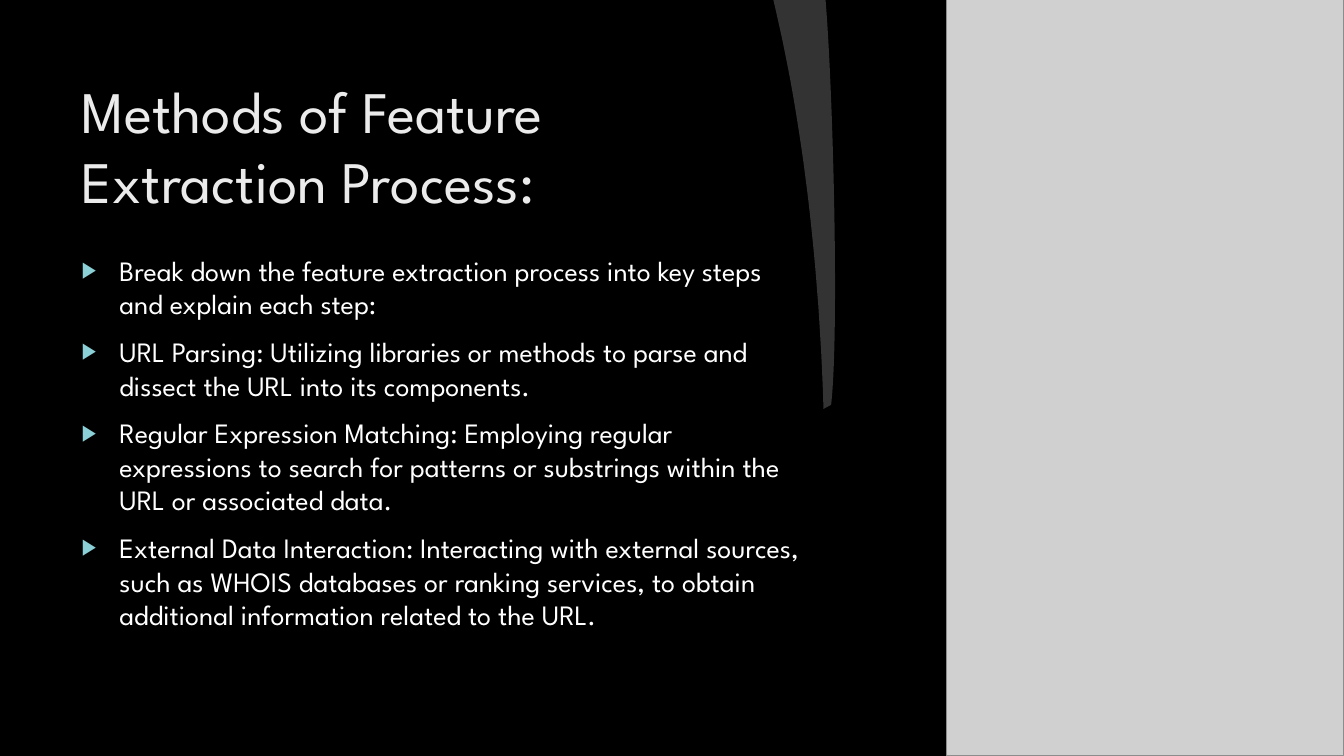
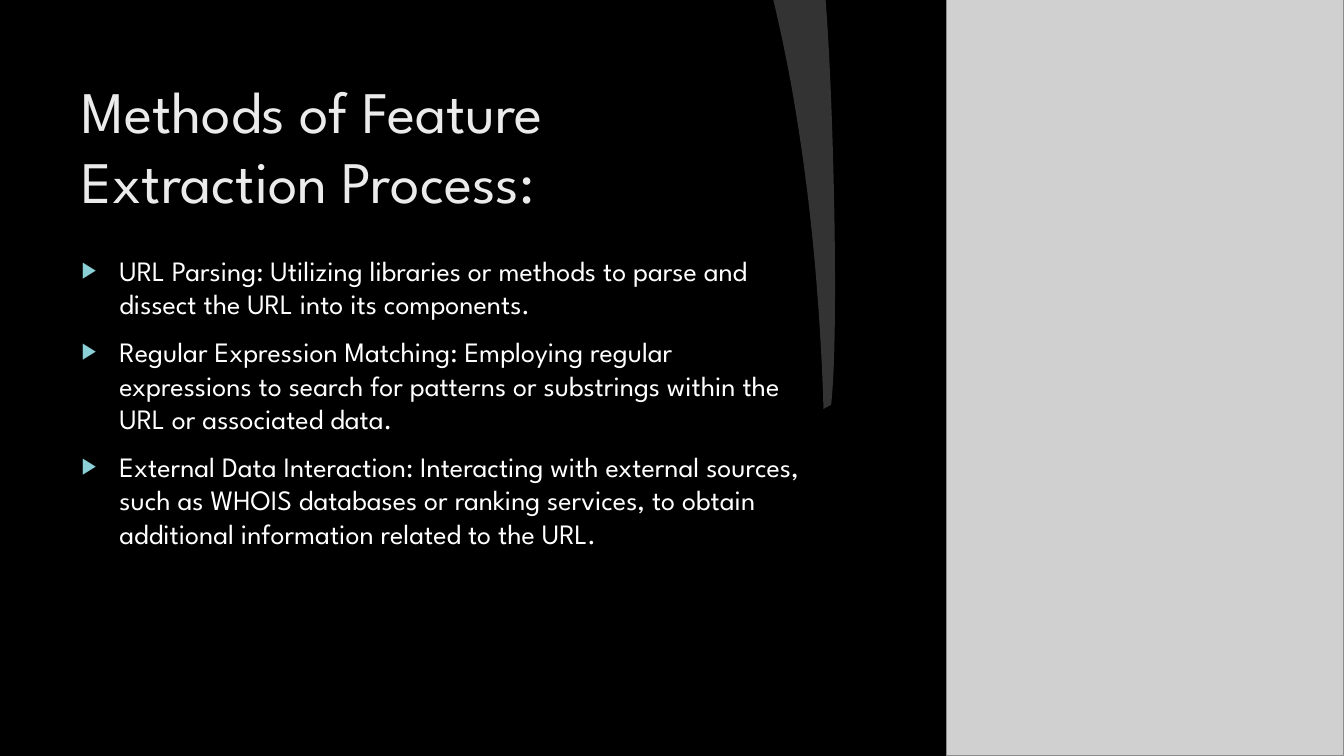
Before and after one commit to mpriyankapatil/ISU-Software_Project_2024, a slide deck: slide 22 of Week 4&5 Presentation.pptx (slide 21 before the commit). Drawn at 1344x756 pixels with LibreOffice and Linux fonts; fonts in the diff are those of the drawing; grey boxes stand for pictures; background and template pictures are left out. Boxes give left, top, right and bottom in pixels: in the first picture for what was removed or moved away, otherwise in the second. Text is boxed around its words. In the diff, an @@ line names an element or a change of style, - is before the commit and + after.

```diff
--- a/Week 4&5 Presentation.pptx
+++ b/Week 4&5 Presentation.pptx
@@ text at box(119, 261, 762, 320): paragraph removed @@
-▶ Break down the feature extraction process into key steps and explain each step:
```
Also in this commit, not shown: 3 other slides changed, 1 slide added.
